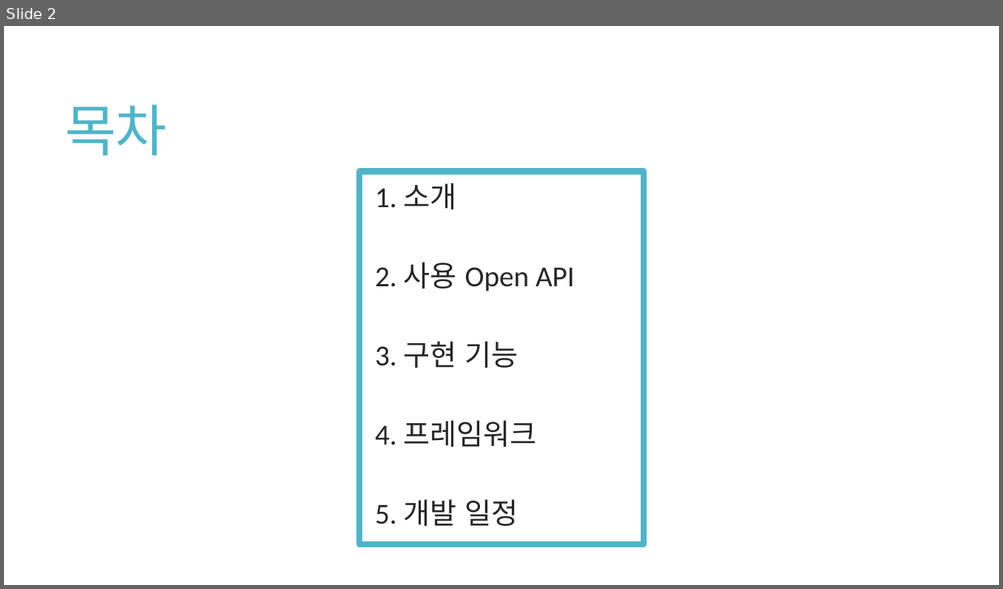
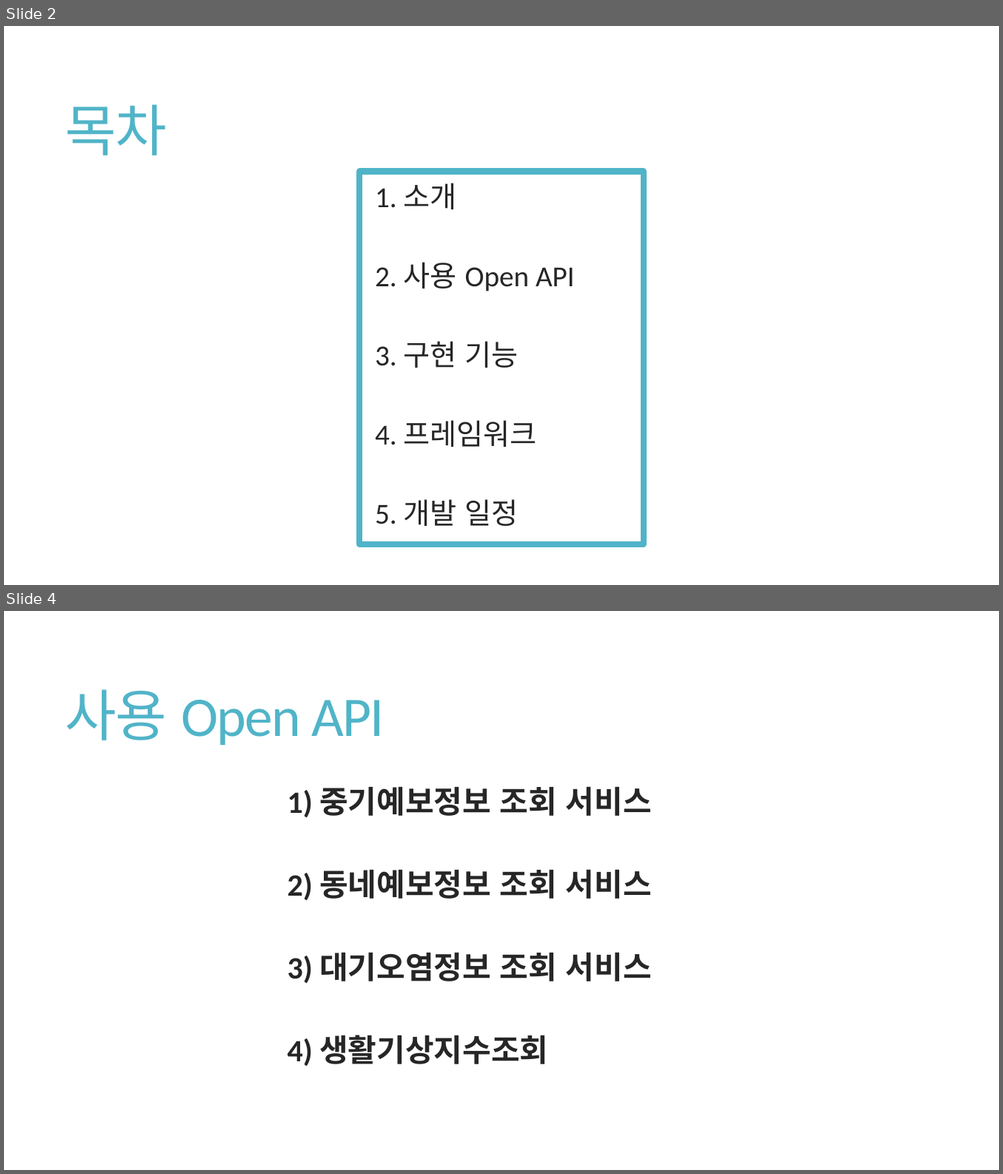
Before and after one commit to 1TAEK/ScriptLanguage-TermProject, a slide deck: 기획/2019스크립트언어 ㅌㅌ팀 기획발표.pptx. Shown one above the other, each under a label of ours: slide 2 before the commit, slides 2 and 4 after it; the slides between them are not shown. The pictures are 1003x589 and 1003x1174 pixels, drawn with LibreOffice and Linux fonts; fonts in the diff are those of the drawing. Boxes give left, top, right and bottom in pixels: in the first picture for what was removed or moved away, otherwise in the second. Text is boxed around its words. In the diff, an @@ line names an element or a change of style, - is before the commit and + after.

```diff
--- a/기획/2019스크립트언어 ㅌㅌ팀 기획발표.pptx
+++ b/기획/2019스크립트언어 ㅌㅌ팀 기획발표.pptx
@@ slide 4 added at [4, 611, 999, 1170], background #FFFFFF @@
@@ title added at [65, 689, 384, 745], 54 pt, text #50B4C8 @@
+사용 Open API
@@ text added at [287, 786, 652, 1066], 30 pt, text #262626, bold @@
+  1) 중기예보정보 조회 서비스
+  2) 동네예보정보 조회 서비스
+  3) 대기오염정보 조회 서비스
+  4) 생활기상지수조회
```
Also in this commit, not shown: 5 slides changed, 3 other slides added.
